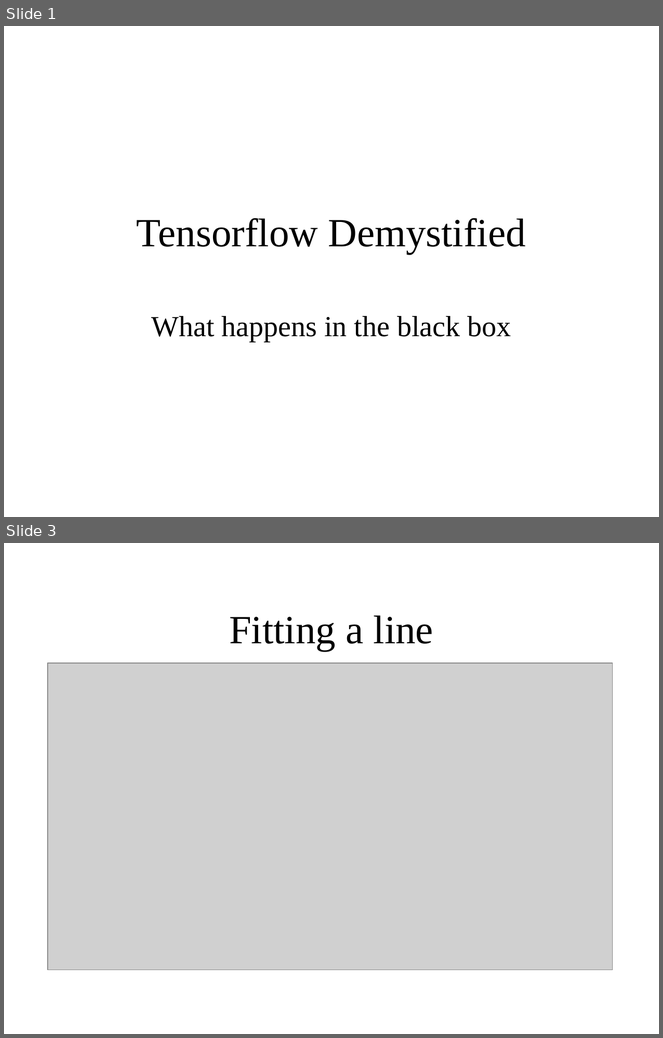
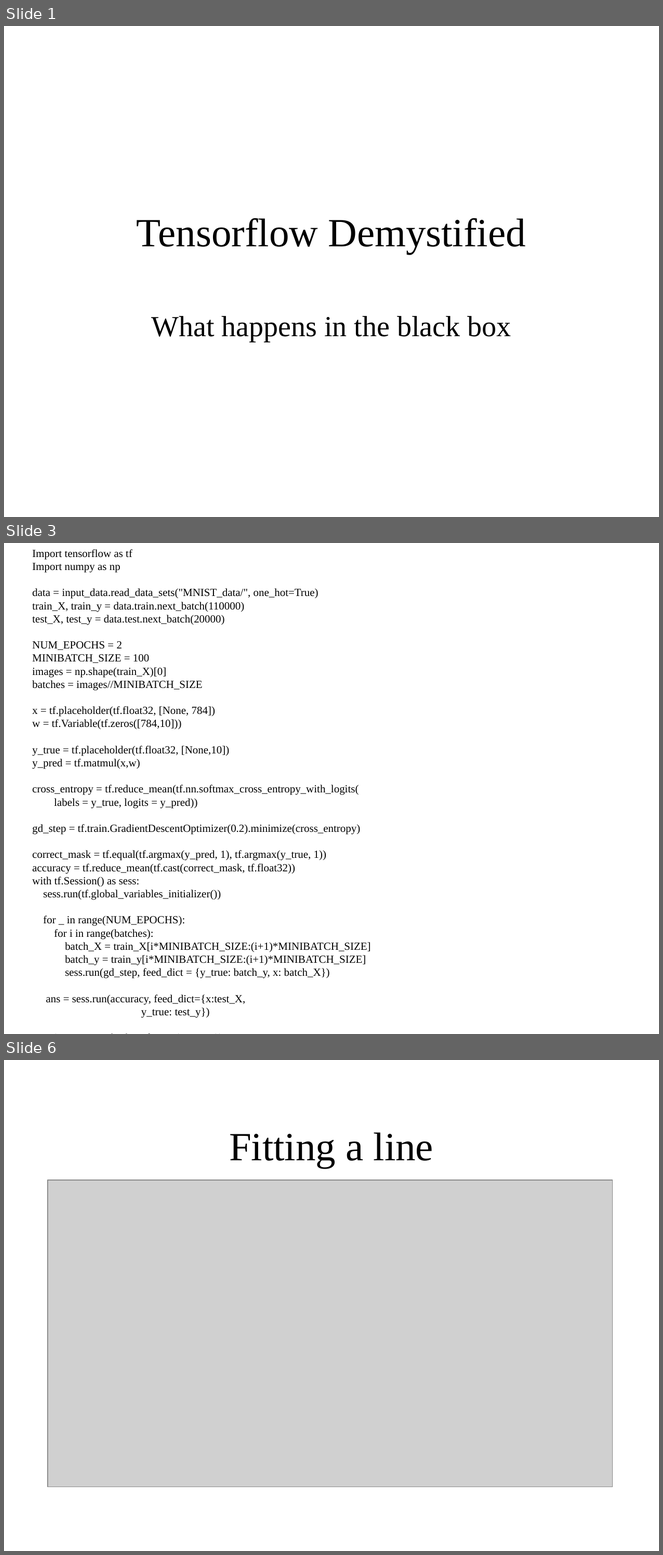
Before and after one commit to andygwebber/Tensorflow_lessons, a slide deck: Tensorflow_Demystified.ppt. Shown one above the other, each under a label of ours: slides 1 and 3 before the commit, slides 1, 3 and 6 after it; the slides between them are not shown. The pictures are 663x1038 and 663x1555 pixels, drawn with LibreOffice and Linux fonts; fonts in the diff are those of the drawing; grey boxes stand for pictures. Boxes give left, top, right and bottom in pixels: in the first picture for what was removed or moved away, otherwise in the second. Text is boxed around its words. In the diff, an @@ line names an element or a change of style, - is before the commit and + after.

```diff
--- a/Tensorflow_Demystified.ppt
+++ b/Tensorflow_Demystified.ppt
@@ slide 3 added at bbox=[4, 543, 659, 1034], background #FFFFFF @@
@@ text added at bbox=[32, 549, 371, 1018], 12 pt, text #000000 @@
+Import tensorflow as tf
+Import numpy as np
+data = input_data.read_data_sets("MNIST_data/", one_hot=True)
+train_X, train_y = data.train.next_batch(110000)
+test_X, test_y = data.test.next_batch(20000)
+NUM_EPOCHS = 2
+MINIBATCH_SIZE = 100
+images = np.shape(train_X)[0]
+batches = images//MINIBATCH_SIZE
+x = tf.placeholder(tf.float32, [None, 784])
+w = tf.Variable(tf.zeros([784,10]))
+y_true = tf.placeholder(tf.float32, [None,10])
+y_pred = tf.matmul(x,w)
+cross_entropy = tf.reduce_mean(tf.nn.softmax_cross_entropy_with_logits(
+labels = y_true, logits = y_pred))
+gd_step = tf.train.GradientDescentOptimizer(0.2).minimize(cross_entropy)
+correct_mask = tf.equal(tf.argmax(y_pred, 1), tf.argmax(y_true, 1))
+accuracy = tf.reduce_mean(tf.cast(correct_mask, tf.float32))
+with tf.Session() as sess:
+sess.run(tf.global_variables_initializer())
+for _ in range(NUM_EPOCHS):
+for i in range(batches):
+batch_X = train_X[i*MINIBATCH_SIZE:(i+1)*MINIBATCH_SIZE]
+batch_y = train_y[i*MINIBATCH_SIZE:(i+1)*MINIBATCH_SIZE]
+sess.run(gd_step, feed_dict = {y_true: batch_y, x: batch_X})
+ans = sess.run(accuracy, feed_dict={x:test_X,
+y_true: test_y})
+print("Accuracy: {:.4}%".format(ans*100))
@@ what was slide 3 is now slide 6 @@
```
Also in this commit, not shown: 1 slide changed, 6 other slides added, 2 other files.
